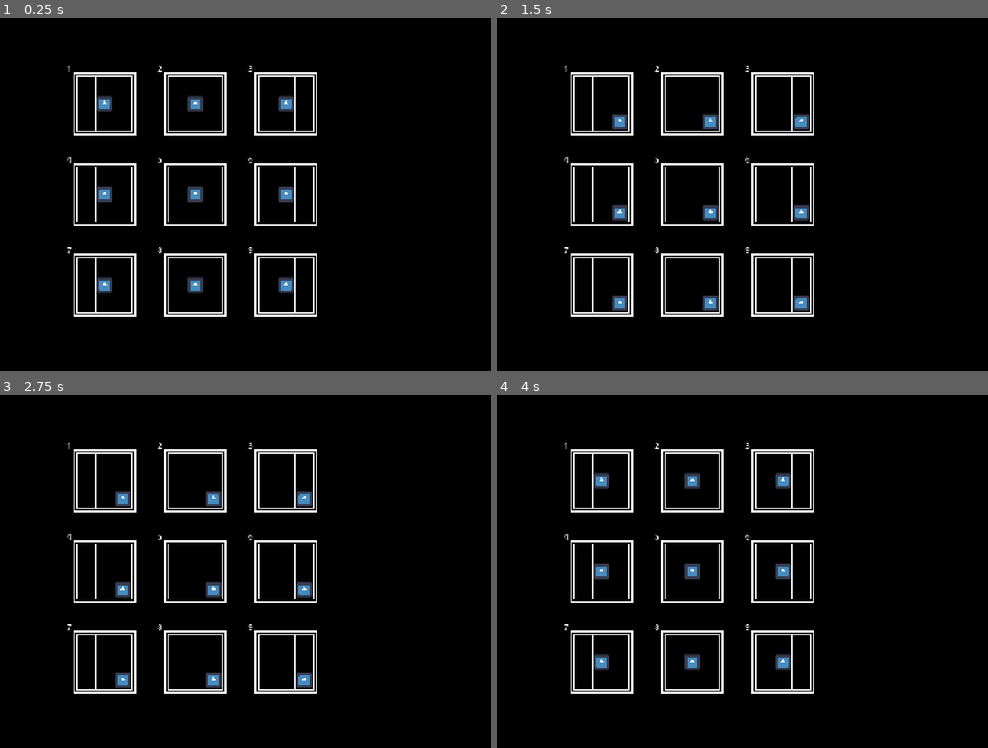
Above: before the commit, frames 1-4 (two rows, left to right).
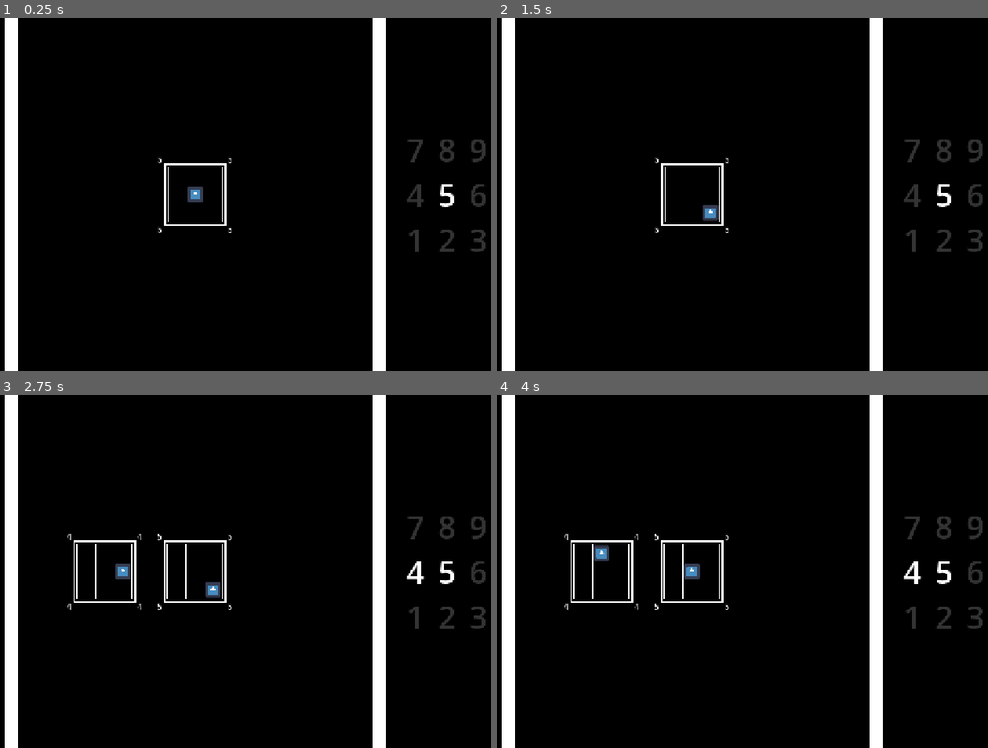
Above: after the commit, the same moments.

Repository: JustinLi212/mutation-game
Game: Godot game, scene res://scenes/main.tscn
The game is run twice, just before and just after one commit, with the same random seed, the same clock (stepped at 60 frames per second) and the same inputs. The engine's default icon, where the game draws it, is replaced by a stand-in: a white triangle on a blue panel in a dark square.
Inputs:
- Up to frame 1 (0.25 s): no input
- Up to frame 2 (1.5 s): tap Enter at 0.5 s; hold D (right) 0.53-1.28 s; tap Space at 1.25 s; hold S (down) from 1.28 s (still down)
- Up to frame 3 (2.75 s): tap Enter at 2 s; release S (down) at 2.03 s; hold D (right) from 2.03 s (still down)
- Up to frame 4 (4 s): tap Space at 2.75 s; release D (right) at 2.78 s; hold W (up) 2.78-3.53 s; tap Enter at 3.5 s; hold A (left) from 3.53 s (still down)

The runs differ from the first frame. In frame 1, 11% of the frame differs, in the area x 0-99%, y 0-100%; in frame 2, 11%; in frame 3, 11%; in frame 4, 11%.

Commit message:
Toggleable players

Diff:
--- /dev/null
+++ b/autoloads/audio_manager.gd
@@ -0,0 +1,13 @@
+extends Node
+
+
+@onready var music_player: AudioStreamPlayer = $AudioStreamPlayer
+
+# Called when the node enters the scene tree for the first time.
+func _ready() -> void:
+	pass # Replace with function body.
+
+
+# Called every frame. 'delta' is the elapsed time since the previous frame.
+func _process(delta: float) -> void:
+	pass
--- /dev/null
+++ b/autoloads/audio_manager.tscn
@@ -0,0 +1,17 @@
+[gd_scene format=3 uid="uid://dr7m12q3iiww5"]
+
+[ext_resource type="Script" uid="uid://bncysulf28uu7" path="res://autoloads/audio_manager.gd" id="1_tr7pb"]
+[ext_resource type="AudioStream" uid="uid://bs2bd1k3p2a0p" path="res://assets/music/mutation_menu.ogg" id="2_alnp1"]
+
+[sub_resource type="AudioStreamInteractive" id="AudioStreamInteractive_xdfsh"]
+clip_count = 1
+clip_0/name = &"main_menu"
+clip_0/stream = ExtResource("2_alnp1")
+clip_0/auto_advance = 0
+
+[node name="AudioManager" type="Node" unique_id=1780269662]
+script = ExtResource("1_tr7pb")
+
+[node name="AudioStreamPlayer" type="AudioStreamPlayer" parent="." unique_id=1360303689]
+stream = SubResource("AudioStreamInteractive_xdfsh")
+autoplay = true
--- a/autoloads/game_manager.gd
+++ b/autoloads/game_manager.gd
@@ -1,11 +1,79 @@
 extends Node
 
+signal active_grids_changed
+signal active_players_changed
 
-# Called when the node enters the scene tree for the first time.
-func _ready() -> void:
-	pass # Replace with function body.
+var active_grids: Array[int] = []
+var active_players: Array[int] = []
 
 
-# Called every frame. 'delta' is the elapsed time since the previous frame.
-func _process(delta: float) -> void:
-	pass
+func _input(event: InputEvent) -> void:
+	for i in range(1, 10):
+		if event.is_action_pressed(str(i)):
+			toggle_player(i)
+
+
+func add_grid_and_player(number: int) -> void:
+	add_grid(number)
+	add_player(number)
+
+
+func remove_grid_and_player(number: int) -> void:
+	remove_grid(number)
+	remove_player(number)
+
+
+func toggle_grid(grid_number: int) -> void:
+	if grid_number in active_grids:
+		remove_grid(grid_number)
+	else:
+		add_grid(grid_number)
+
+
+func toggle_player(grid_number: int) -> void:
+	if grid_number in active_players:
+		remove_player(grid_number)
+	else:
+		add_player(grid_number)
+
+
+func add_grid(grid_number: int) -> void:
+	if not _check_number(grid_number):
+		return
+	if grid_number in active_grids:
+		return
+	active_grids.push_back(grid_number)
+	active_grids_changed.emit()
+
+
+func add_player(grid_number: int) -> void:
+	if not _check_number(grid_number):
+		return
+	if grid_number in active_players or grid_number not in active_grids:
+		return
+	active_players.push_back(grid_number)
+	active_players_changed.emit()
+
+
+func remove_grid(grid_number: int) -> void:
+	if not _check_number(grid_number):
+		return
+	var grid_index = active_grids.find(grid_number)
+	if grid_index == -1:
+		return
+	active_grids.remove_at(grid_index)
+	active_grids_changed.emit()
+
+
+func remove_player(grid_number: int) -> void:
+	if not _check_number(grid_number):
+		return
+	var player_index = active_players.find(grid_number)
+	if player_index == -1:
+		return
+	active_players.remove_at(player_index)
+	active_players_changed.emit()
+
+
+func _check_number(n: int) -> bool:
+	return 0 < n and n < 10
--- a/project.godot
+++ b/project.godot
@@ -19,6 +19,7 @@
 
 EventBus="*uid://cf7pey8wj1n8s"
 GameManager="*uid://dydiws25tny73"
+AudioManager="*uid://dr7m12q3iiww5"
 
 [dialogic]
 
@@ -100,6 +101,60 @@
 , Object(InputEventKey,"resource_local_to_scene":false,"resource_name":"","device":-1,"window_id":0,"alt_pressed":false …(186 unchanged characters)…
 ]
 }
+1={
+"deadzone": 0.2,
+"events": [Object(InputEventKey,"resource_local_to_scene":false,"resource_name":"","device":-1,"window_id":0,"alt_pressed":false,"shift_pressed":false,"ctrl_pressed":false,"meta_pressed":false,"pressed":false,"keycode":0,"physical_keycode":49,"key_label":0,"unicode":49,"location":0,"echo":false,"script":null)
+, Object(InputEventKey,"resource_local_to_scene":false,"resource_name":"","device":-1,"window_id":0,"alt_pressed":false,"shift_pressed":false,"ctrl_pressed":false,"meta_pressed":false,"pressed":false,"keycode":0,"physical_keycode":4194439,"key_label":0,"unicode":0,"location":0,"echo":false,"script":null)
+]
+}
+2={
+"deadzone": 0.2,
+"events": [Object(InputEventKey,"resource_local_to_scene":false,"resource_name":"","device":-1,"window_id":0,"alt_pressed":false,"shift_pressed":false,"ctrl_pressed":false,"meta_pressed":false,"pressed":false,"keycode":0,"physical_keycode":50,"key_label":0,"unicode":50,"location":0,"echo":false,"script":null)
+, Object(InputEventKey,"resource_local_to_scene":false,"resource_name":"","device":-1,"window_id":0,"alt_pressed":false,"shift_pressed":false,"ctrl_pressed":false,"meta_pressed":false,"pressed":false,"keycode":0,"physical_keycode":4194440,"key_label":0,"unicode":0,"location":0,"echo":false,"script":null)
+]
+}
+3={
+"deadzone": 0.2,
+"events": [Object(InputEventKey,"resource_local_to_scene":false,"resource_name":"","device":-1,"window_id":0,"alt_pressed":false,"shift_pressed":false,"ctrl_pressed":false,"meta_pressed":false,"pressed":false,"keycode":0,"physical_keycode":51,"key_label":0,"unicode":51,"location":0,"echo":false,"script":null)
+, Object(InputEventKey,"resource_local_to_scene":false,"resource_name":"","device":-1,"window_id":0,"alt_pressed":false,"shift_pressed":false,"ctrl_pressed":false,"meta_pressed":false,"pressed":false,"keycode":0,"physical_keycode":4194441,"key_label":0,"unicode":0,"location":0,"echo":false,"script":null)
+]
+}
+4={
+"deadzone": 0.2,
+"events": [Object(InputEventKey,"resource_local_to_scene":false,"resource_name":"","device":-1,"window_id":0,"alt_pressed":false,"shift_pressed":false,"ctrl_pressed":false,"meta_pressed":false,"pressed":false,"keycode":0,"physical_keycode":52,"key_label":0,"unicode":52,"location":0,"echo":false,"script":null)
+, Object(InputEventKey,"resource_local_to_scene":false,"resource_name":"","device":-1,"window_id":0,"alt_pressed":false,"shift_pressed":false,"ctrl_pressed":false,"meta_pressed":false,"pressed":false,"keycode":0,"physical_keycode":4194442,"key_label":0,"unicode":0,"location":0,"echo":false,"script":null)
+]
+}
+5={
+"deadzone": 0.2,
+"events": [Object(InputEventKey,"resource_local_to_scene":false,"resource_name":"","device":-1,"window_id":0,"alt_pressed":false,"shift_pressed":false,"ctrl_pressed":false,"meta_pressed":false,"pressed":false,"keycode":0,"physical_keycode":53,"key_label":0,"unicode":53,"location":0,"echo":false,"script":null)
+, Object(InputEventKey,"resource_local_to_scene":false,"resource_name":"","device":-1,"window_id":0,"alt_pressed":false,"shift_pressed":false,"ctrl_pressed":false,"meta_pressed":false,"pressed":false,"keycode":0,"physical_keycode":4194443,"key_label":0,"unicode":0,"location":0,"echo":false,"script":null)
+]
+}
+6={
+"deadzone": 0.2,
+"events": [Object(InputEventKey,"resource_local_to_scene":false,"resource_name":"","device":-1,"window_id":0,"alt_pressed":false,"shift_pressed":false,"ctrl_pressed":false,"meta_pressed":false,"pressed":false,"keycode":0,"physical_keycode":54,"key_label":0,"unicode":54,"location":0,"echo":false,"script":null)
+, Object(InputEventKey,"resource_local_to_scene":false,"resource_name":"","device":-1,"window_id":0,"alt_pressed":false,"shift_pressed":false,"ctrl_pressed":false,"meta_pressed":false,"pressed":false,"keycode":0,"physical_keycode":4194444,"key_label":0,"unicode":0,"location":0,"echo":false,"script":null)
+]
+}
+7={
+"deadzone": 0.2,
+"events": [Object(InputEventKey,"resource_local_to_scene":false,"resource_name":"","device":-1,"window_id":0,"alt_pressed":false,"shift_pressed":false,"ctrl_pressed":false,"meta_pressed":false,"pressed":false,"keycode":0,"physical_keycode":55,"key_label":0,"unicode":55,"location":0,"echo":false,"script":null)
+, Object(InputEventKey,"resource_local_to_scene":false,"resource_name":"","device":-1,"window_id":0,"alt_pressed":false,"shift_pressed":false,"ctrl_pressed":false,"meta_pressed":false,"pressed":false,"keycode":0,"physical_keycode":4194445,"key_label":0,"unicode":0,"location":0,"echo":false,"script":null)
+]
+}
+8={
+"deadzone": 0.2,
+"events": [Object(InputEventKey,"resource_local_to_scene":false,"resource_name":"","device":-1,"window_id":0,"alt_pressed":false,"shift_pressed":false,"ctrl_pressed":false,"meta_pressed":false,"pressed":false,"keycode":0,"physical_keycode":56,"key_label":0,"unicode":56,"location":0,"echo":false,"script":null)
+, Object(InputEventKey,"resource_local_to_scene":false,"resource_name":"","device":-1,"window_id":0,"alt_pressed":false,"shift_pressed":false,"ctrl_pressed":false,"meta_pressed":false,"pressed":false,"keycode":0,"physical_keycode":4194446,"key_label":0,"unicode":0,"location":0,"echo":false,"script":null)
+]
+}
+9={
+"deadzone": 0.2,
+"events": [Object(InputEventKey,"resource_local_to_scene":false,"resource_name":"","device":-1,"window_id":0,"alt_pressed":false,"shift_pressed":false,"ctrl_pressed":false,"meta_pressed":false,"pressed":false,"keycode":0,"physical_keycode":57,"key_label":0,"unicode":57,"location":0,"echo":false,"script":null)
+, Object(InputEventKey,"resource_local_to_scene":false,"resource_name":"","device":-1,"window_id":0,"alt_pressed":false,"shift_pressed":false,"ctrl_pressed":false,"meta_pressed":false,"pressed":false,"keycode":0,"physical_keycode":4194447,"key_label":0,"unicode":0,"location":0,"echo":false,"script":null)
+]
+}
 
 [physics]
 
--- /dev/null
+++ b/scenes/active_players.gd
@@ -0,0 +1,13 @@
+extends GridContainer
+
+
+func _ready() -> void:
+	GameManager.active_players_changed.connect(update_players)
+
+
+func update_players() -> void:
+	for label: RichTextLabel in get_children():
+		if int(label.text) in GameManager.active_players:
+			label.modulate.a = 1.0
+		else:
+			label.modulate.a = 0.2
--- a/scenes/grid.gd
+++ b/scenes/grid.gd
@@ -1,10 +1,25 @@
+class_name Grid
 extends AnimatableBody2D
 
 @export var grid_number: int = 1
 
 var is_active: bool = false
+var shake_tween: Tween
+var SHAKE_AMOUNT: float = 5.0
 
-@onready var rich_text_label: RichTextLabel = $RichTextLabel
+@onready var labels: Node2D = $GridLabels
+@onready var player: Player = $Player
 
 func _ready() -> void:
-	rich_text_label.text = str(grid_number)
+	for label in labels.get_children():
+		label.text = "%d" % grid_number
+	player.grid_shaken.connect(_on_grid_shaken)
+
+
+func _on_grid_shaken(dir: Vector2) -> void:
+	# Don't shake if already shaking
+	if shake_tween and shake_tween.is_running():
+		return
+	shake_tween = create_tween()
+	shake_tween.tween_property(self, "global_position", dir * SHAKE_AMOUNT, 0.1).as_relative()
+	shake_tween.tween_property(self, "global_position", -dir * SHAKE_AMOUNT, 0.1).as_relative()
--- a/scenes/grid.tscn
+++ b/scenes/grid.tscn
@@ -17,11 +17,44 @@
 [node name="Player" parent="." unique_id=1433435650 instance=ExtResource("2_w88cy")]
 motion_mode = 1
 
-[node name="RichTextLabel" type="RichTextLabel" parent="." unique_id=1198657107]
+[node name="GridLabels" type="Node2D" parent="." unique_id=43918951]
+
+[node name="RichTextLabel" type="RichTextLabel" parent="GridLabels" unique_id=1198657107]
 offset_left = -77.0
 offset_top = -83.0
-offset_right = -61.0
-offset_bottom = -60.0
+offset_right = -59.0
+offset_bottom = -59.0
 bbcode_enabled = true
 text = "1"
+fit_content = true
 scroll_active = false
+
+[node name="RichTextLabel2" type="RichTextLabel" parent="GridLabels" unique_id=540429973]
+offset_left = 67.0
+offset_top = -83.0
+offset_right = 85.0
+offset_bottom = -59.0
+bbcode_enabled = true
+text = "1"
+fit_content = true
+scroll_active = false
+
+[node name="RichTextLabel3" type="RichTextLabel" parent="GridLabels" unique_id=964335486]
+offset_left = -77.0
+offset_top = 60.0
+offset_right = -59.0
+offset_bottom = 84.0
+bbcode_enabled = true
+text = "1"
+fit_content = true
+scroll_active = false
+
+[node name="RichTextLabel4" type="RichTextLabel" parent="GridLabels" unique_id=1321992681]
+offset_left = 67.0
+offset_top = 60.0
+offset_right = 85.0
+offset_bottom = 84.0
+bbcode_enabled = true
+text = "1"
+fit_content = true
+scroll_active = false
--- /dev/null
+++ b/scenes/grid_manager.gd
@@ -0,0 +1,44 @@
+extends Node2D
+
+
+var current_grids: Array[int]
+var current_players: Array[int]
+
+
+func _ready() -> void:
+	GameManager.active_grids_changed.connect(update_grids)
+	GameManager.active_players_changed.connect(update_players)
+	for grid: Grid in get_children():
+		grid.visible = false
+
+
+func update_grids() -> void:
+	for grid: Grid in get_children():
+		if grid.grid_number in GameManager.active_grids:
+			if grid.grid_number not in current_grids:
+				make_grid_visible(grid)
+		else:
+			make_grid_invisible(grid)
+			grid.player.can_move = false
+	current_grids = GameManager.active_grids.duplicate()
+
+
+func update_players() -> void:
+	for grid: Grid in get_children():
+		if grid.grid_number in GameManager.active_players:
+			grid.player.can_move = true
+		else:
+			grid.player.can_move = false
+	current_players = GameManager.active_players.duplicate()
+
+
+func make_grid_visible(grid: Grid) -> void:
+	grid.visible = true
+	var tween := create_tween()
+	tween.tween_property(grid, "modulate:a", 1.0, 0.5)
+
+
+func make_grid_invisible(grid: Grid) -> void:
+	var tween := create_tween()
+	tween.tween_property(grid, "modulate:a", 0.0, 0.5)
+	grid.visible = false
--- /dev/null
+++ b/scenes/main.gd
@@ -0,0 +1,12 @@
+extends Node2D
+
+@onready var grids: Node2D = $Grids
+
+# Called when the node enters the scene tree for the first time.
+func _ready() -> void:
+	GameManager.add_grid_and_player(5)
+	await get_tree().create_timer(2.0, false).timeout
+	GameManager.add_grid_and_player(4)
+	await get_tree().create_timer(4.0, false).timeout
+	for i in range(10):
+		GameManager.add_grid_and_player(i)
--- a/scenes/main.tscn
+++ b/scenes/main.tscn
@@ -1,8 +1,12 @@
 [gd_scene format=3 uid="uid://cokeq10e2nnpt"]
 
+[ext_resource type="Script" uid="uid://lrmwjyn2v6h1" path="res://scenes/grid_manager.gd" id="1_0wfyh"]
 [ext_resource type="PackedScene" uid="uid://6q0egmwc1vs5" path="res://scenes/grid.tscn" id="1_o5qli"]
+[ext_resource type="Script" uid="uid://pg34afj0neua" path="res://scenes/main.gd" id="1_sugp2"]
+[ext_resource type="Script" uid="uid://c7eltf6uef1c6" path="res://scenes/active_players.gd" id="2_jyhfs"]
 
 [node name="Main" type="Node2D" unique_id=1235094678]
+script = ExtResource("1_sugp2")
 
 [node name="BG" type="CanvasLayer" parent="." unique_id=699080488]
 layer = -1
@@ -15,20 +19,115 @@
 grow_vertical = 2
 color = Color(0, 0, 0, 1)
 
+[node name="ColorRect3" type="ColorRect" parent="BG" unique_id=995984921]
+anchors_preset = 15
+anchor_right = 1.0
+anchor_bottom = 1.0
+offset_left = 250.0
+offset_right = -250.0
+grow_horizontal = 2
+grow_vertical = 2
+
+[node name="ColorRect2" type="ColorRect" parent="BG" unique_id=1916624018]
+anchors_preset = 15
+anchor_right = 1.0
+anchor_bottom = 1.0
+offset_left = 280.0
+offset_right = -280.0
+grow_horizontal = 2
+grow_vertical = 2
+color = Color(0, 0, 0, 1)
+
 [node name="UI" type="CanvasLayer" parent="." unique_id=516673177]
+
+[node name="ActivePlayers" type="GridContainer" parent="UI" unique_id=484505298]
+anchors_preset = 1
+anchor_left = 1.0
+anchor_right = 1.0
+offset_left = -209.0
+offset_top = 224.0
+offset_right = -21.0
+offset_bottom = 496.0
+grow_horizontal = 0
+columns = 3
+script = ExtResource("2_jyhfs")
+
+[node name="Label7" type="RichTextLabel" parent="UI/ActivePlayers" unique_id=1360020344]
+custom_minimum_size = Vector2(60, 45)
+layout_mode = 2
+theme_override_font_sizes/normal_font_size = 64
+text = "7"
+fit_content = true
+
+[node name="Label8" type="RichTextLabel" parent="UI/ActivePlayers" unique_id=1369170289]
+custom_minimum_size = Vector2(60, 45)
+layout_mode = 2
+theme_override_font_sizes/normal_font_size = 64
+text = "8"
+fit_content = true
+
+[node name="Label9" type="RichTextLabel" parent="UI/ActivePlayers" unique_id=1489033897]
+custom_minimum_size = Vector2(60, 45)
+layout_mode = 2
+theme_override_font_sizes/normal_font_size = 64
+text = "9"
+fit_content = true
+
+[node name="Label4" type="RichTextLabel" parent="UI/ActivePlayers" unique_id=1588864975]
+custom_minimum_size = Vector2(60, 45)
+layout_mode = 2
+theme_override_font_sizes/normal_font_size = 64
+text = "4"
+fit_content = true
+
+[node name="Label5" type="RichTextLabel" parent="UI/ActivePlayers" unique_id=1964397308]
+custom_minimum_size = Vector2(60, 45)
+layout_mode = 2
+theme_override_font_sizes/normal_font_size = 64
+text = "5"
+fit_content = true
+
+[node name="Label6" type="RichTextLabel" parent="UI/ActivePlayers" unique_id=1418271198]
+custom_minimum_size = Vector2(60, 45)
+layout_mode = 2
+theme_override_font_sizes/normal_font_size = 64
+text = "6"
+fit_content = true
+
+[node name="Label1" type="RichTextLabel" parent="UI/ActivePlayers" unique_id=659322172]
+custom_minimum_size = Vector2(60, 45)
+layout_mode = 2
+theme_override_font_sizes/normal_font_size = 64
+text = "1"
+fit_content = true
+
+[node name="Label2" type="RichTextLabel" parent="UI/ActivePlayers" unique_id=1478190895]
+custom_minimum_size = Vector2(60, 45)
+layout_mode = 2
+theme_override_font_sizes/normal_font_size = 64
+text = "2"
+fit_content = true
+
+[node name="Label3" type="RichTextLabel" parent="UI/ActivePlayers" unique_id=1298312965]
+custom_minimum_size = Vector2(60, 45)
+layout_mode = 2
+theme_override_font_sizes/normal_font_size = 64
+text = "3"
+fit_content = true
 
 [node name="Grids" type="Node2D" parent="." unique_id=1358162274]
 position = Vector2(640, 360)
+script = ExtResource("1_0wfyh")
 
 [node name="Grid1" parent="Grids" unique_id=1141323151 instance=ExtResource("1_o5qli")]
-position = Vector2(-185, -185)
+position = Vector2(-185, 185)
 
 [node name="Grid2" parent="Grids" unique_id=634648047 instance=ExtResource("1_o5qli")]
-position = Vector2(0, -185)
+position = Vector2(0, 185)
 grid_number = 2
 
 [node name="Grid3" parent="Grids" unique_id=182473328 instance=ExtResource("1_o5qli")]
-position = Vector2(185, -185)
+position = Vector2(185, 185)
 grid_number = 3
 
 [node name="Grid4" parent="Grids" unique_id=1601966557 instance=ExtResource("1_o5qli")]
@@ -43,13 +142,13 @@
 grid_number = 6
 
 [node name="Grid7" parent="Grids" unique_id=773556157 instance=ExtResource("1_o5qli")]
-position = Vector2(-185, 185)
+position = Vector2(-185, -185)
 grid_number = 7
 
 [node name="Grid8" parent="Grids" unique_id=575894669 instance=ExtResource("1_o5qli")]
-position = Vector2(0, 185)
+position = Vector2(0, -185)
 grid_number = 8
 
 [node name="Grid9" parent="Grids" unique_id=18646918 instance=ExtResource("1_o5qli")]
-position = Vector2(185, 185)
+position = Vector2(185, -185)
 grid_number = 9
--- /dev/null
+++ b/scenes/main_menu/main_menu.gd
@@ -0,0 +1,11 @@
+extends Control
+
+
+# Called when the node enters the scene tree for the first time.
+func _ready() -> void:
+	pass # Replace with function body.
+
+
+# Called every frame. 'delta' is the elapsed time since the previous frame.
+func _process(delta: float) -> void:
+	pass
--- /dev/null
+++ b/scenes/main_menu/main_menu.tscn
@@ -0,0 +1,21 @@
+[gd_scene format=3 uid="uid://5uf8nl8fy153"]
+
+[ext_resource type="Script" uid="uid://dw3rxymb0il1q" path="res://scenes/main_menu/main_menu.gd" id="1_fsom3"]
+
+[node name="MainMenu" type="Control" unique_id=640108939]
+layout_mode = 3
+anchors_preset = 15
+anchor_right = 1.0
+anchor_bottom = 1.0
+grow_horizontal = 2
+grow_vertical = 2
+script = ExtResource("1_fsom3")
+
+[node name="ColorRect" type="ColorRect" parent="." unique_id=840337388]
+layout_mode = 1
+anchors_preset = 15
+anchor_right = 1.0
+anchor_bottom = 1.0
+grow_horizontal = 2
+grow_vertical = 2
+color = Color(0, 0, 0, 1)
--- a/scenes/player/player.gd
+++ b/scenes/player/player.gd
@@ -1,4 +1,7 @@
+class_name Player
 extends CharacterBody2D
+
+signal grid_shaken(dir: Vector2)
 
 const tile_size = Vector2(37, 37)
 
@@ -6,30 +9,50 @@
 
 var tween_time: float = 0.05
 var sprite_tween: Tween
-var _can_move: bool = true
-var _is_active: bool = true
+var can_move: bool = false
 
 @onready var sprite: Sprite2D = $Sprite2D
 
 
+func _process(delta: float) -> void:
+	global_rotation_degrees = 0.0
+
+
 func _input(event: InputEvent) -> void:
-	if not _can_move:
+	if not can_move:
 		return
-	if event.is_action_pressed("left") and not $LeftRayCast.is_colliding():
-		_move(Vector2(-1, 0))
-	if event.is_action_pressed("right") and not $RightRayCast.is_colliding():
-		_move(Vector2(1, 0))
-	if event.is_action_pressed("up") and not $UpRayCast.is_colliding():
-		_move(Vector2(0, -1))
-	if event.is_action_pressed("down") and not $DownRayCast.is_colliding():
-		_move(Vector2(0, 1))
+	if event.is_action_pressed("left"):
+		if not $LeftRayCast.is_colliding():
+			_move(Vector2.LEFT)
+		else:
+			_shake_grid(Vector2.LEFT)
+	if event.is_action_pressed("right"):
+		if not $RightRayCast.is_colliding():
+			_move(Vector2.RIGHT)
+		else:
+			_shake_grid(Vector2.RIGHT)
+	if event.is_action_pressed("up"):
+		if not $UpRayCast.is_colliding():
+			_move(Vector2.UP)
+		else:
+			_shake_grid(Vector2.UP)
+	if event.is_action_pressed("down"):
+		if not $DownRayCast.is_colliding():
+			_move(Vector2.DOWN)
+		else:
+			_shake_grid(Vector2.DOWN)
 
 func _move(dir: Vector2) -> void:
-	global_position += dir * tile_size
-	sprite.global_position -= dir * tile_size
+	var move_amount: Vector2 = dir * tile_size
+	global_position += move_amount
+	sprite.global_position = global_position - move_amount
 
 	if sprite_tween:
 		sprite_tween.kill()
 
 	sprite_tween = create_tween().set_trans(Tween.TRANS_SINE)
-	sprite_tween.tween_property(sprite, "global_position", global_position, tween_time)
+	sprite_tween.tween_property(sprite, "position", move_amount, tween_time).as_relative()
+
+
+func _shake_grid(dir: Vector2) -> void:
+	grid_shaken.emit(dir)
Not shown, removed: assets/music/MutationMenu.ogg.import
Not shown, added: assets/music/mutation_menu.ogg.import
Not shown, added: autoloads/audio_manager.gd.uid
Not shown, added: scenes/active_players.gd.uid
Not shown, added: scenes/grid_manager.gd.uid
Not shown, added: scenes/main.gd.uid
Not shown, added: scenes/main_menu/main_menu.gd.uid
Not shown, added: assets/music/mutation_menu.ogg
Not shown, added: scenes/main.tscn21268401109.tmp
Not shown, added: scenes/main.tscn21273032546.tmp
